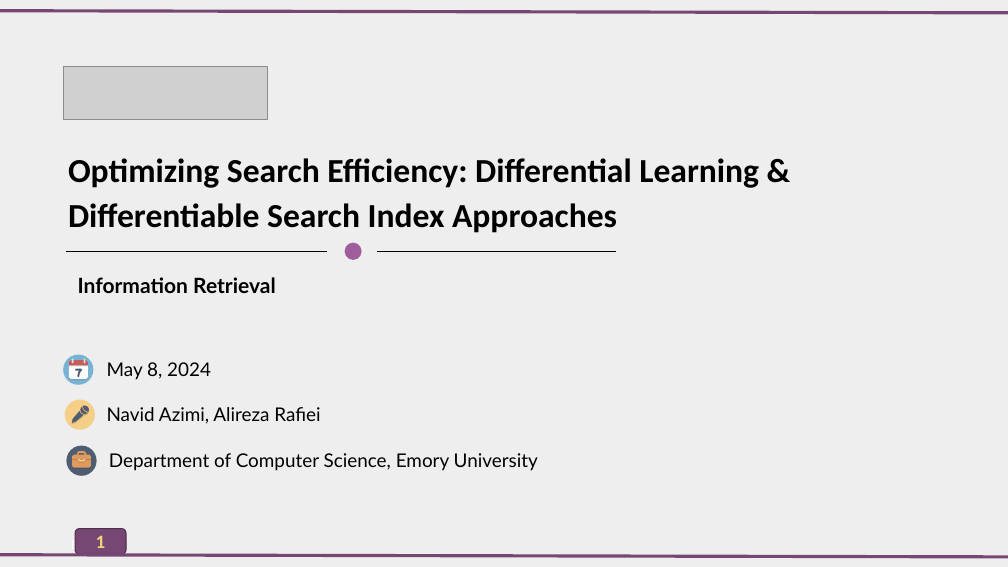
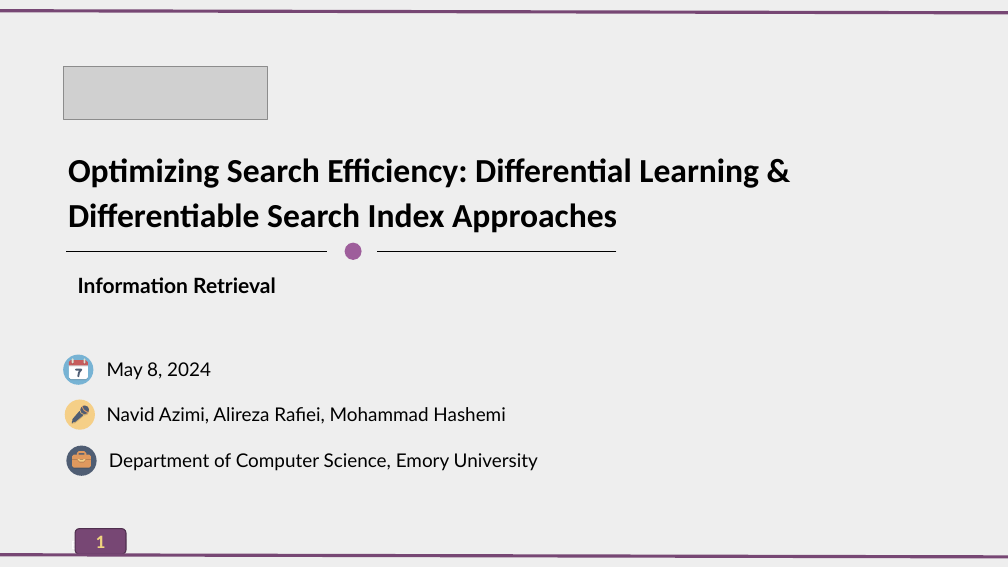
Before and after one commit to AlirezaAccelerates/IR_DSI_project, a slide deck: slide 1 of D/[P] Information Retrieval Project.pptx. Drawn at 1008x567 pixels with LibreOffice and Linux fonts; fonts in the diff are those of the drawing; grey boxes stand for pictures. Boxes give left, top, right and bottom in pixels: in the first picture for what was removed or moved away, otherwise in the second. Text is boxed around its words. In the diff, an @@ line names an element or a change of style, - is before the commit and + after.

```diff
--- a/D/[P] Information Retrieval Project.pptx
+++ b/D/[P] Information Retrieval Project.pptx
@@ text at (107, 407, 505, 424): text changed @@
-Navid Azimi, Alireza Rafiei
+Navid Azimi, Alireza Rafiei, Mohammad Hashemi
```
Also in this commit, not shown: 7 other slides changed, 1 slide added, 1 other file.
